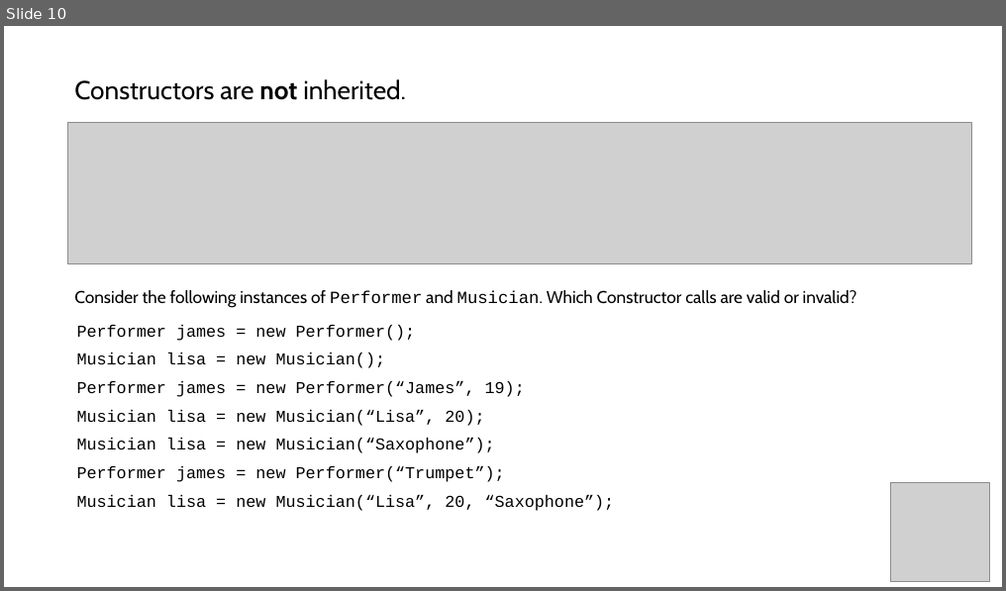
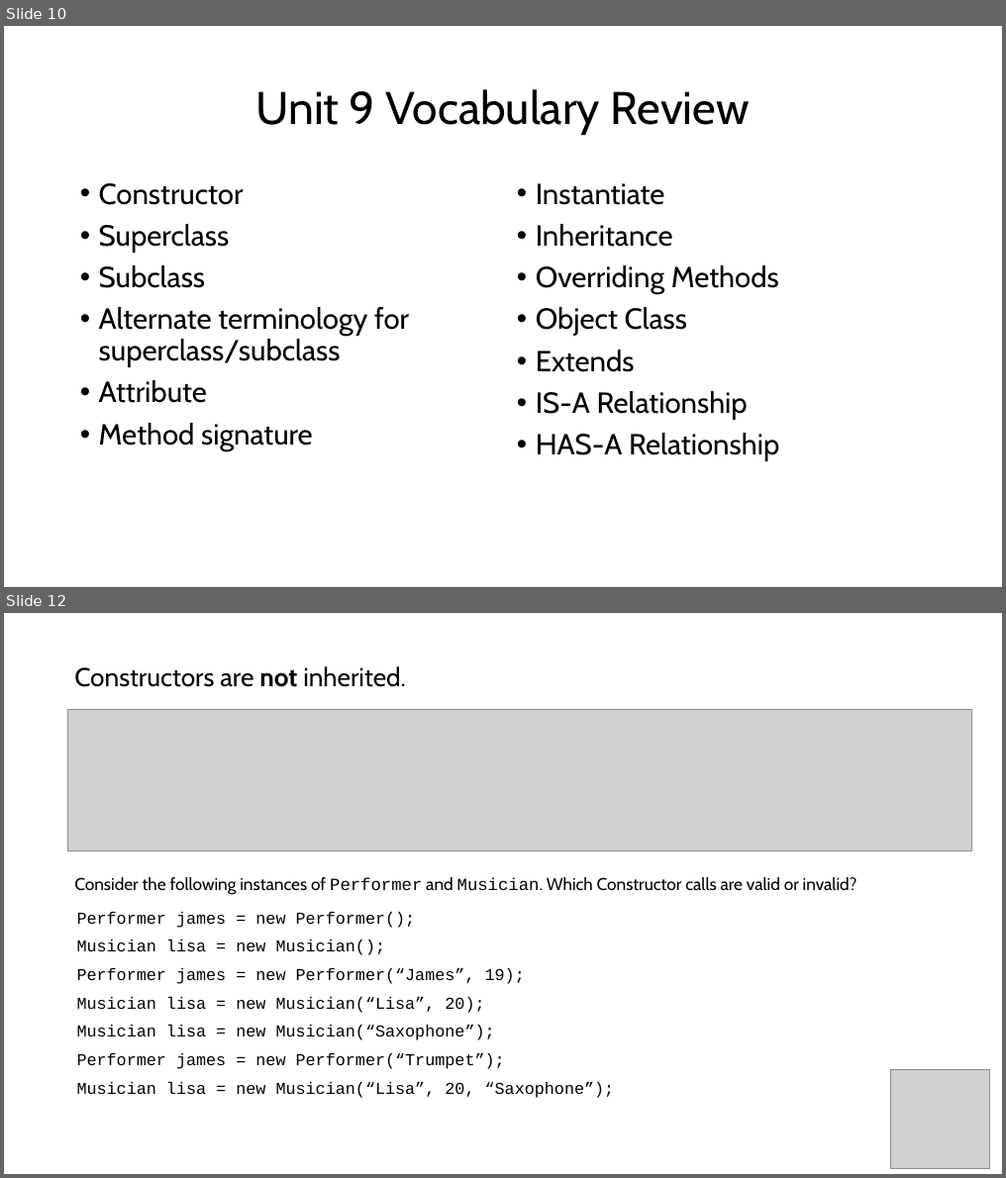
Before and after one commit to gabbley/APCSA-2024-2025, a slide deck: Unit 9/CSA Unit 9 Slides.pptx. Shown one above the other, each under a label of ours: slide 10 before the commit, slides 10 and 12 after it; the slides between them are not shown. The pictures are 1006x591 and 1006x1178 pixels, drawn with LibreOffice and Linux fonts; fonts in the diff are those of the drawing; grey boxes stand for pictures. Boxes give left, top, right and bottom in pixels: in the first picture for what was removed or moved away, otherwise in the second. Text is boxed around its words. In the diff, an @@ line names an element or a change of style, - is before the commit and + after.

Commit message:
Updated Unit 9 slides

```diff
--- a/Unit 9/CSA Unit 9 Slides.pptx
+++ b/Unit 9/CSA Unit 9 Slides.pptx
@@ slide 10 added at bbox=[4, 26, 1002, 587], background #FFFFFF @@
@@ title added at bbox=[256, 89, 749, 135], 44 pt, text #000000 @@
+Unit 9 Vocabulary Review
@@ text added at bbox=[99, 183, 409, 452], 28 pt, text #000000 @@
+• Constructor
+• Superclass
+• Subclass
+• Alternate terminology for superclass/subclass
+• Attribute
+• Method signature
@@ text added at bbox=[536, 183, 779, 462], 28 pt, text #000000 @@
+• Instantiate
+• Inheritance
+• Overriding Methods
+• Object Class
+• Extends
+• IS-A Relationship
+• HAS-A Relationship
@@ what was slide 10 is now slide 12 @@
```
Also in this commit, not shown: 3 slides changed, 9 other slides added.
